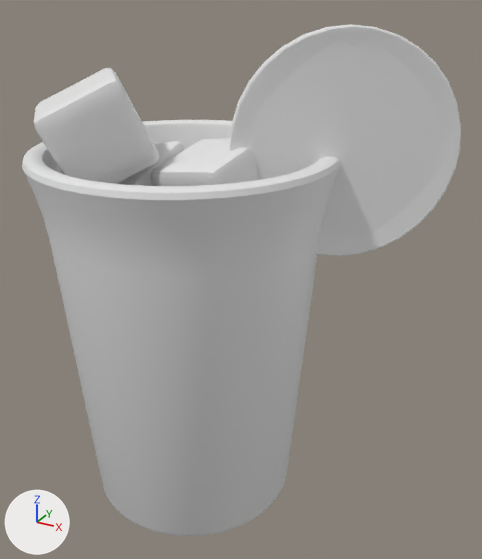
The OBJ model public/assets/drink-baked/blog0130.obj: old version first, new version second.
One viewpoint serves both versions: a 50 mm camera at (3.42, -5.13, 5.07) aimed at (0.54, 0.1, 2.46). Every picture has the same lights, and +X, +Y and +Z are marked at lower left. The first picture is the older version. Where no turn or scale is listed for an object, it has been applied to the vertices.
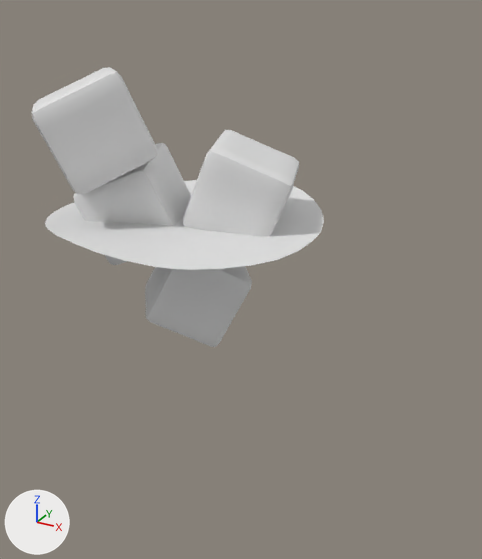
Changed parts and their boxes [x1, y1, x2, y2] in the pictures (482 x 559 px; the box of a moved part takes in the faces that stretch with it):
```json
{"object": "Cylinder", "change": "deleted", "before": [22, 120, 340, 536]}
{"object": "Circle.001", "change": "deleted", "before": [229, 24, 461, 256]}
{"object": "Cube.003", "change": "reshaped", "before": [34, 68, 159, 184], "after": [31, 67, 158, 195]}
{"object": "Cube.002", "change": "reshaped", "before": [151, 138, 259, 186], "after": [183, 130, 299, 237]}
{"object": "Cube.001", "change": "reshaped", "before": [117, 141, 185, 186], "after": [73, 143, 191, 265]}
{"part": 1, "of": "me_cube", "change": "moved or reshaped", "after": [145, 266, 252, 347], "on screen": "not visible before"}
{"part": 5, "of": "me_plane", "change": "moved or reshaped", "after": [45, 180, 324, 270], "on screen": "not visible before"}
```

Edits to the scene script, one JSON object a line:
```json
{"block": "me_cube", "where": "# used by ob_cube; location = (0.0, 0.0, 0.0)"}
{"op": "remove", "block": "me_cube", "code": "me_cube.from_pydata(...)  # 386 vertices, 384 faces; spans x -0.664..0.56, y -0.675..0.561, z 1.792..2.828"}
{"op": "add", "block": "me_cube", "code": "me_cube.from_pydata(...)  # 386 vertices, 384 faces; spans x -0.566..0.681, y -0.553..0.643, z 1.779..2.815"}
{"block": "me_cube", "change": "me_cube part 1: the whole mesh is multiplied about its middle by the matrix ((-0.863, -0.355, 0.359), (0.131, 0.529, 0.838), (-0.487, 0.771, -0.41)), then moved by (0.11, 0.102, -0.014)"}
{"block": "me_cube_001", "where": "# used by ob_cube_001; location = (0.0, 0.0, 0.0)"}
{"op": "remove", "block": "me_cube_001", "code": "me_cube_001.from_pydata(...)  # 386 vertices, 384 faces; spans x -0.945..0.056, y -0.523..0.554, z 2.602..3.712"}
{"op": "add", "block": "me_cube_001", "code": "me_cube_001.from_pydata(...)  # 386 vertices, 384 faces; spans x -1.014..0.137, y -0.713..0.368, z 2.619..3.682"}
{"block": "me_cube_001", "change": "me_cube_001 part 2: the whole mesh is multiplied about its middle by the matrix ((0.899, -0.372, -0.232), (0.418, 0.887, 0.196), (0.133, -0.273, 0.953)), then moved by (0.006, -0.188, -0.006)"}
{"block": "me_cube_002", "where": "# used by ob_cube_002; location = (0.0, 0.0, 0.0)"}
{"op": "remove", "block": "me_cube_002", "code": "me_cube_002.from_pydata(...)  # 386 vertices, 384 faces; spans x -0.098..0.888, y -0.559..0.449, z 2.829..3.845"}
{"op": "add", "block": "me_cube_002", "code": "me_cube_002.from_pydata(...)  # 386 vertices, 384 faces; spans x -0.066..1.096, y -0.336..0.679, z 2.799..3.825"}
{"block": "me_cube_002", "change": "me_cube_002 part 3: the whole mesh is multiplied about its middle by the matrix ((0.187, -0.965, 0.185), (0.206, -0.146, -0.968), (0.961, 0.219, 0.172)), then moved by (0.12, 0.226, -0.025)"}
{"block": "me_cube_003", "where": "# used by ob_cube_003; location = (0.0, 0.0, 0.0)"}
{"op": "remove", "block": "me_cube_003", "code": "me_cube_003.from_pydata(...)  # 386 vertices, 384 faces; spans x -1.194..0.026, y -1.126..0.093, z 3.364..4.392"}
{"op": "add", "block": "me_cube_003", "code": "me_cube_003.from_pydata(...)  # 386 vertices, 384 faces; spans x -1.181..0.05, y -1.158..0.039, z 3.397..4.435"}
{"block": "me_cube_003", "change": "me_cube_003 part 4: the whole mesh is multiplied about its middle by the matrix ((0.442, -0.505, -0.741), (-0.456, 0.586, -0.67), (0.773, 0.634, 0.029)), then moved by (0.018, -0.043, 0.038)"}
{"block": "me_plane", "where": "# used by ob_plane; location = (0.0, 0.0, 0.0)"}
{"op": "remove", "block": "me_plane", "code": "me_plane.from_pydata(...)  # 256 vertices, 76 faces; spans x -1.3..1.3, y -1.31..1.31, z 3.0..3.14"}
{"op": "add", "block": "me_plane", "code": "me_plane.from_pydata(...)  # 228 vertices, 169 faces; spans x -1.31..1.31, y -1.31..1.31, z 3.0..3.14"}
{"block": "me_plane", "change": "me_plane part 5: 5 vertices moved within x -1.09..1.09, y -0.77..1.08, z 3.06..3.07; 206 vertices removed from x -1.3..1.3, y -1.31..1.31, z 3.0..3.14; 178 vertices added at x -1.31..1.31, y -1.3..1.3, z 3.0..3.14"}
{"op": "remove", "block": "ob_circle_001", "code": ["ob_circle_001 = bpy.data.objects.new('Circle.001', me_circle_001)", "ob_circle_001.location = (0.0, 0.0, 0.0)"]}
{"op": "remove", "block": "ob_cylinder", "code": ["ob_cylinder = bpy.data.objects.new('Cylinder', me_cylinder)", "ob_cylinder.location = (0.0, 0.0, 0.0)"]}
```
